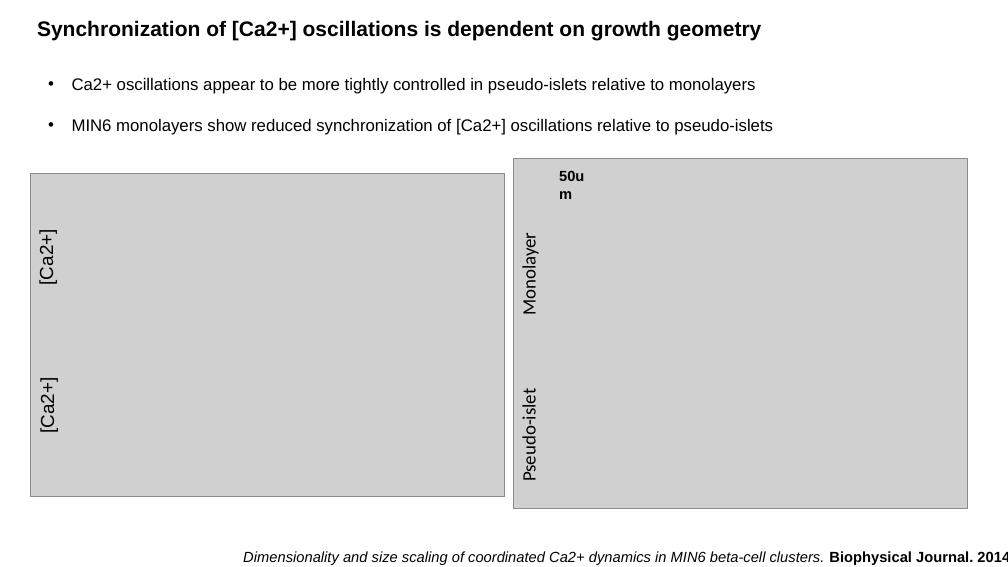
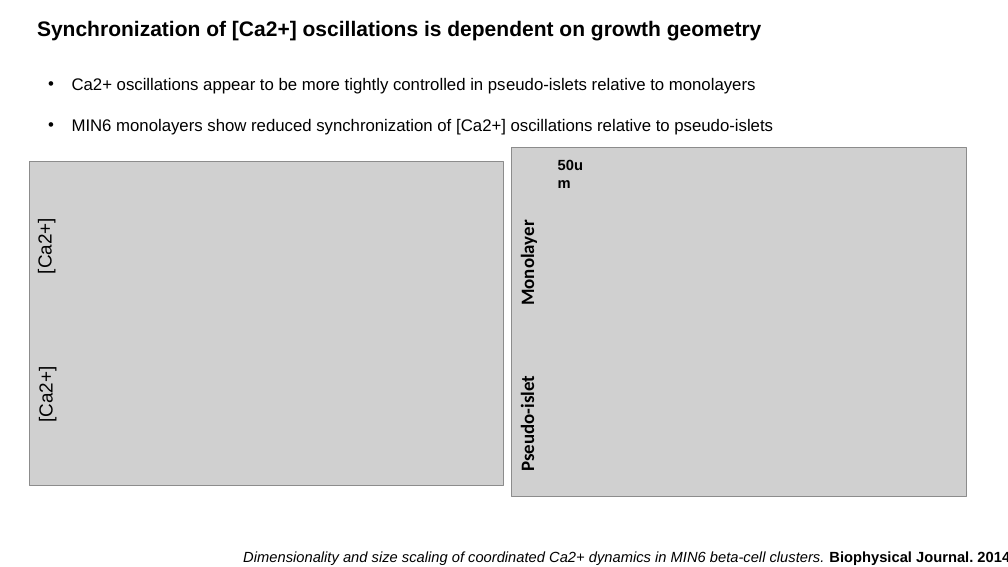
Before and after one commit to cwseitz/cwseitz.github.io-docs, a slide deck: slide 2 of docs/scherer-rotation-summary/scherer-rotation-summary.pptx. Drawn at 1008x567 pixels with LibreOffice and Linux fonts; fonts in the diff are those of the drawing; grey boxes stand for pictures. Boxes give left, top, right and bottom in pixels: in the first picture for what was removed or moved away, otherwise in the second. Text is boxed around its words. In the diff, an @@ line names an element or a change of style, - is before the commit and + after.

```diff
--- a/docs/scherer-rotation-summary/scherer-rotation-summary.pptx
+++ b/docs/scherer-rotation-summary/scherer-rotation-summary.pptx
@@ text "Monolayer" at (516,228,539,304): bold on @@
@@ 5 texts, 2 pictures: place and size @@
-5 texts, 2 pictures at (30,159,968,508)
+5 texts, 2 pictures at (29,147,966,497)
@@ text "Pseudo-islet" at (516,385,539,469): bold on @@
```
Also in this commit, not shown: 5 other files.
